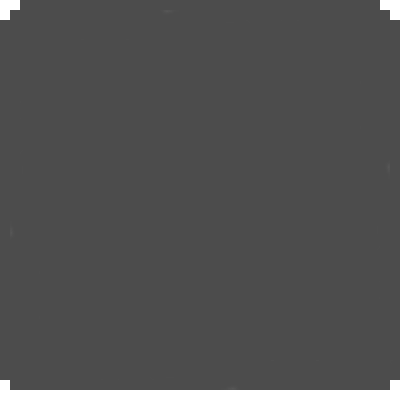
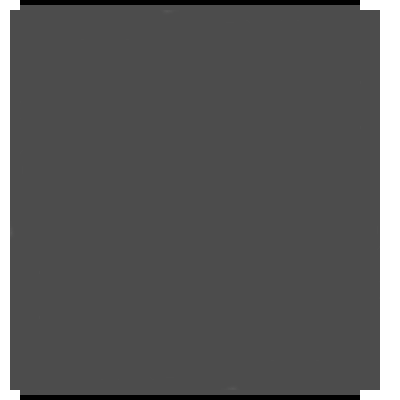
The second 400×400 image is a revision of the first. Changes to its layers:
hid "Livello #10" over box(0, 360, 400, 400)
showed "Livello #8" over box(0, 0, 40, 400)
showed "Livello #3" over box(360, 0, 400, 390)
renamed "Livello #9" to "Livello #18", painted on it over box(0, 0, 400, 40)
renamed "Livello #7" to "Livello #17", painted on it over box(360, 0, 400, 390)
renamed "Livello #6" to "Livello #16", painted on it over box(0, 360, 400, 400)
renamed "Livello #5" to "Livello #15", painted on it over box(0, 0, 40, 400)
